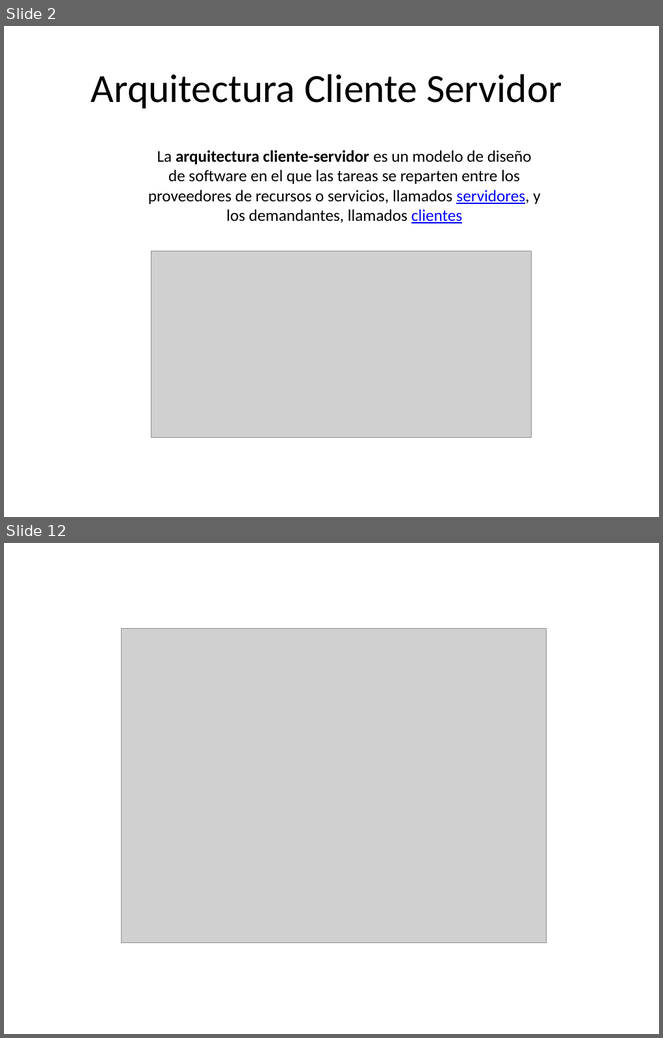
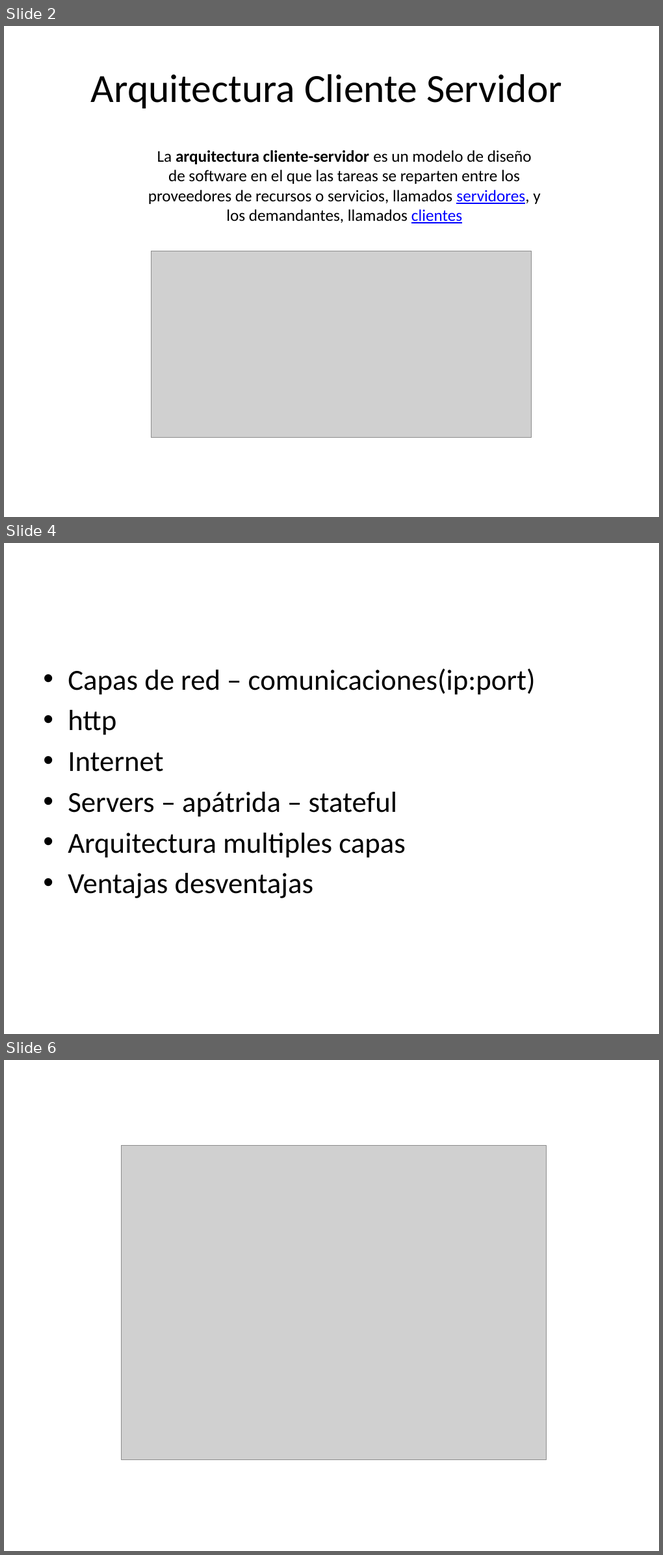
Before and after one commit to ceta-project/materiales, a slide deck: Ceta-02-CS-Http.pptx. Shown one above the other, each under a label of ours: slides 2 and 12 before the commit, slides 2, 4 and 6 after it; the slides between them are not shown. The pictures are 663x1038 and 663x1555 pixels, drawn with LibreOffice and Linux fonts; fonts in the diff are those of the drawing; grey boxes stand for pictures. Boxes give left, top, right and bottom in pixels: in the first picture for what was removed or moved away, otherwise in the second. Text is boxed around its words. In the diff, an @@ line names an element or a change of style, - is before the commit and + after.

```diff
--- a/Ceta-02-CS-Http.pptx
+++ b/Ceta-02-CS-Http.pptx
@@ slide 4 added at [4, 543, 659, 1034], background #FFFFFF @@
@@ text added at [68, 668, 536, 899], 32 pt, text #000000 @@
+• Capas de red – comunicaciones(ip:port)
+• http
+• Internet
+• Servers – apátrida – stateful
+• Arquitectura multiples capas
+• Ventajas desventajas
@@ what was slide 12 is now slide 6 @@
```
Also in this commit, not shown: 2 slides changed, 7 slides removed, 1 other file.
